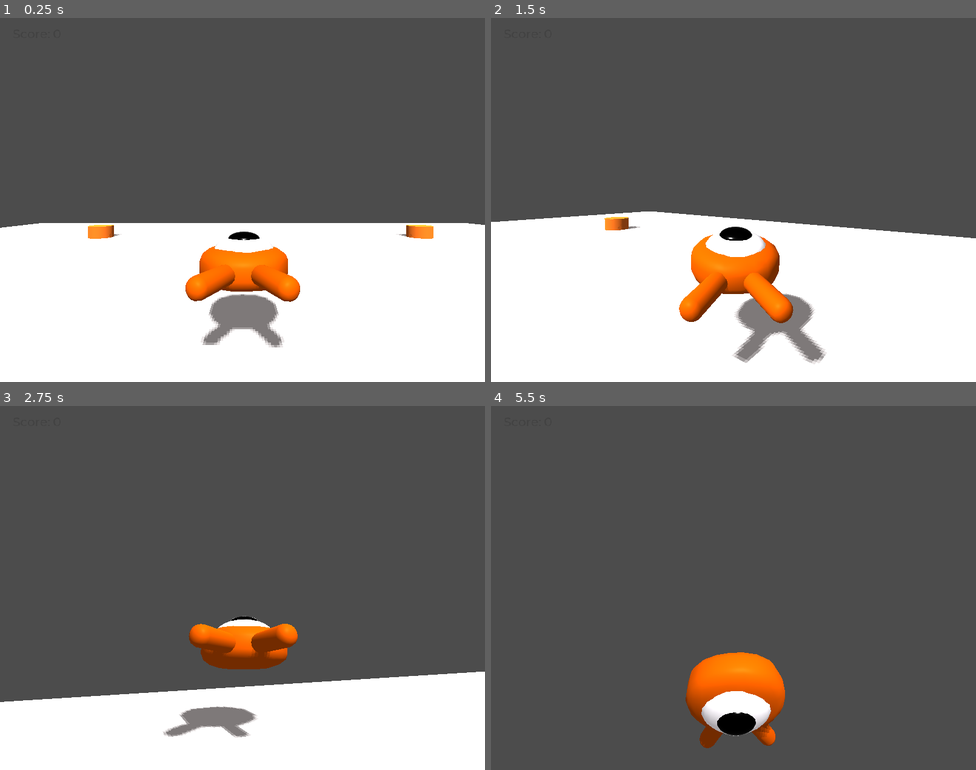
Above: before the commit, frames 1-4 (two rows, left to right).
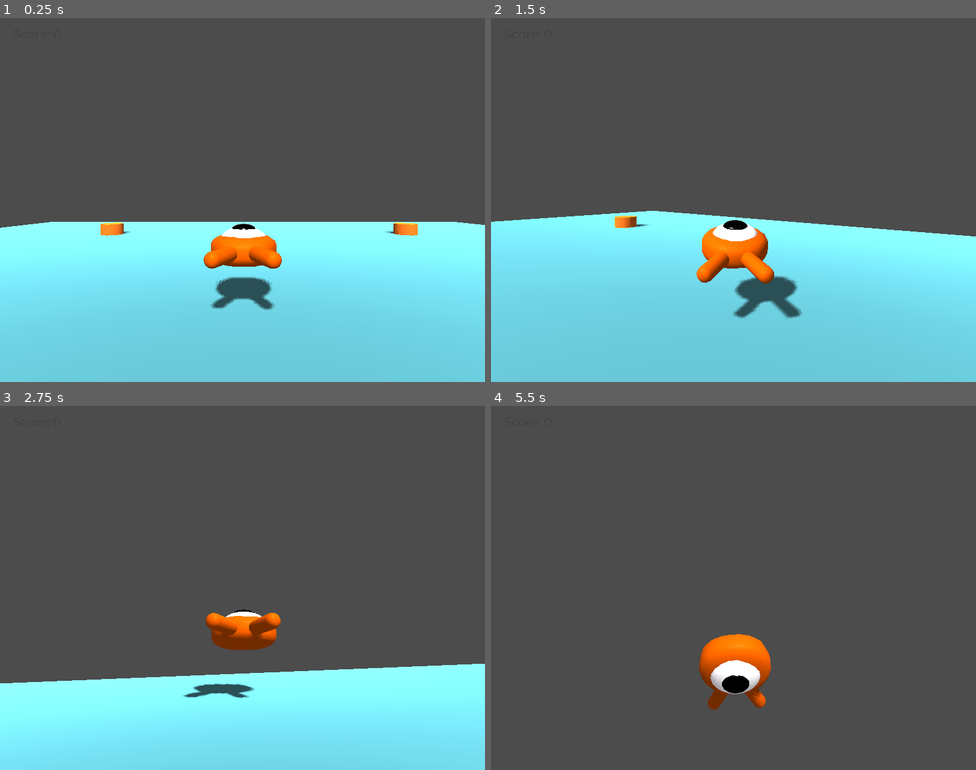
Above: after the commit, the same moments.

Repository: telmotrooper/squash-the-creeps
Game: Godot game, scene res://Main.tscn
Same seed, same stepped clock (60 frames per second), same inputs: the game is played once before the commit and once after it.
Inputs (mouse positions are in pixels of both pictures, inside the frame that each line leads up to):
- Up to frame 1 (0.25 s): no input
- Up to frame 2 (1.5 s): tap Enter (ui_accept) at 0.5 s; move the mouse to (757, 200) at 0.52 s; hold Up (move_forward) from 0.53 s (still down); tap Space (jump) at 0.77 s; move the mouse to (709, 200) at 1.27 s
- Up to frame 3 (2.75 s): keep holding Up (move_forward); tap Space (jump) at 1.52 s; move the mouse to (252, 580) at 2.02 s
- Up to frame 4 (5.5 s): keep holding Up (move_forward); move the mouse to (728, 595) at 2.77 s; tap Space (jump) at 3.02, 3.77, 4.52 s; move the mouse to (767, 591) at 3.52 s; move the mouse to (694, 584) at 4.27 s; move the mouse to (738, 588) at 5.02 s

The runs differ from the first frame. In frame 1, 44% of the frame differs, in the area x 0-100%, y 56-100%; in frame 2, 44%, in the area x 0-100%, y 53-100%; in frame 3, 29%; in frame 4, 4.6%.

Commit message:
Made ground cyan blue

Diff:
--- a/3d-squash-the-creeps-custom/Main.tscn
+++ b/3d-squash-the-creeps-custom/Main.tscn
@@ -12,6 +12,9 @@
 
 [sub_resource type="CubeMesh" id=2]
 size = Vector3( 60, 2, 60 )
+
+[sub_resource type="SpatialMaterial" id=6]
+albedo_color = Color( 0.333333, 0.65098, 0.701961, 1 )
 
 [sub_resource type="CylinderMesh" id=3]
 
@@ -37,7 +40,7 @@
 [node name="MeshInstance" type="MeshInstance" parent="Ground"]
 transform = Transform( 1, 0, 0, 0, 1, 0, 0, 0, 1, 0, -1, 0 )
 mesh = SubResource( 2 )
-material/0 = null
+material/0 = SubResource( 6 )
 
 [node name="DirectionalLight" type="DirectionalLight" parent="."]
 transform = Transform( 1, 0, 0, 0, 0.707107, 0.707107, 0, -0.707107, 0.707107, 0, 40, 0 )
--- a/3d-squash-the-creeps-custom/Player.tscn
+++ b/3d-squash-the-creeps-custom/Player.tscn
@@ -74,7 +74,7 @@
 [node name="Vertical" type="Spatial" parent="CameraPivot/Horizontal"]
 
 [node name="ClippedCamera" type="ClippedCamera" parent="CameraPivot/Horizontal/Vertical"]
-transform = Transform( 1, 0, 0, 0, 1, 0, 0, 0, 1, 0, 2, 6 )
+transform = Transform( 1, 0, 0, 0, 1, 0, 0, 0, 1, 0, 2, 8 )
 process_mode = 1
 
 [connection signal="body_entered" from="MobDetector" to="." method="_on_MobDetector_body_entered"]
Not shown: 1 places in 3d-squash-the-creeps-custom/Main.tscn that only renumber resources
Not shown, changed: 3d-squash-the-creeps-custom/export_presets.cfg
